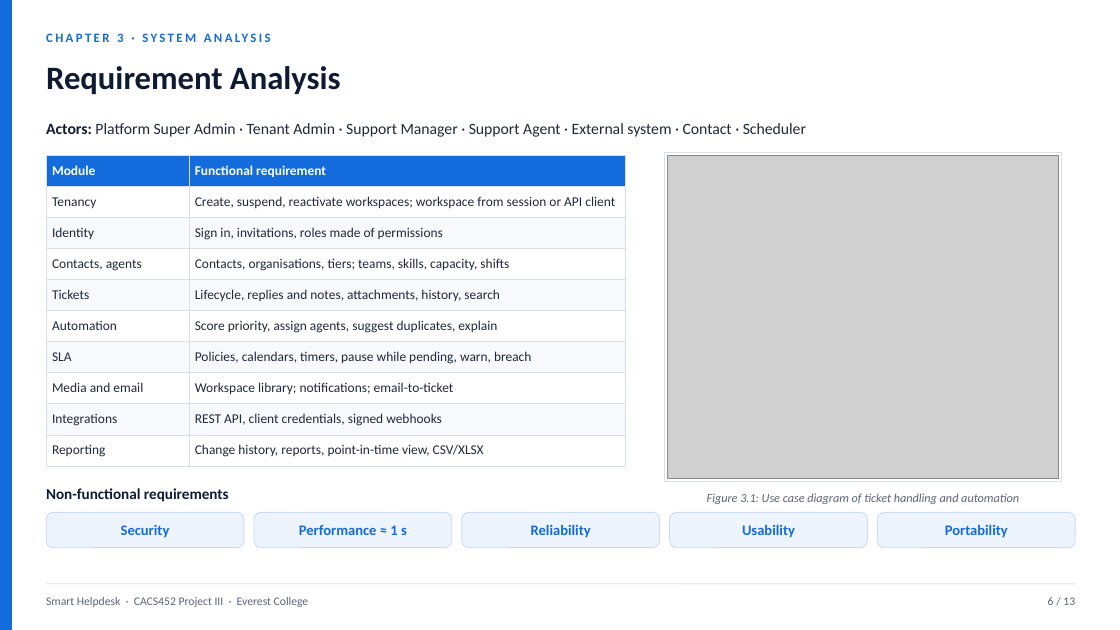
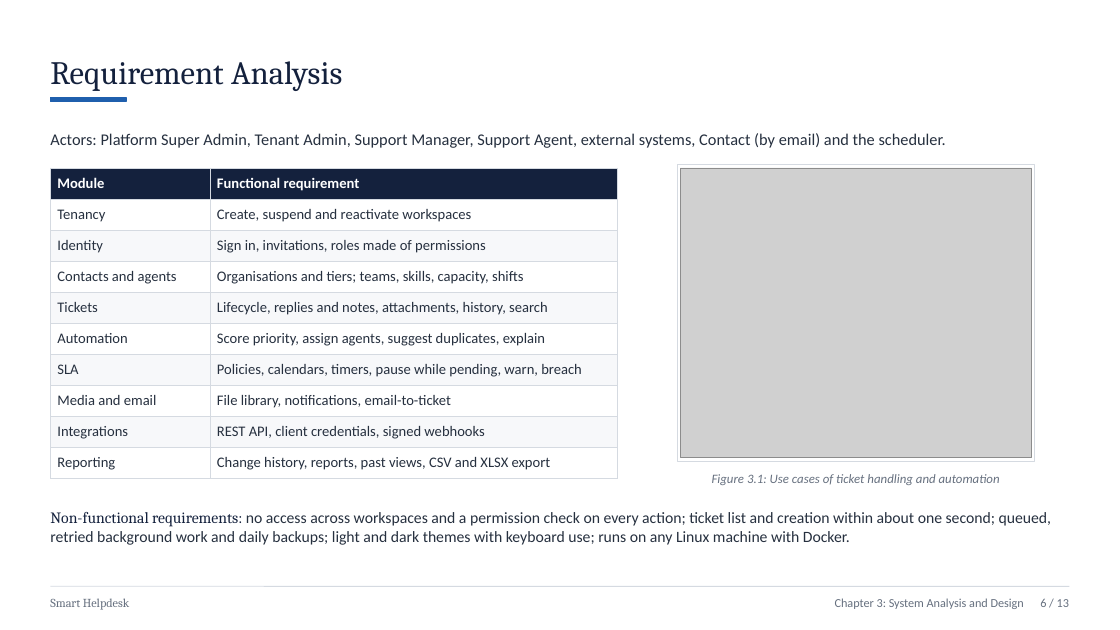
Before and after one commit to Sbh321/smart-helpdesk, a slide deck: slide 7 of college/report/Project-III-Presentation-Smart-Helpdesk.pptx. Drawn at 1120x630 pixels with LibreOffice and Linux fonts; fonts in the diff are those of the drawing; grey boxes stand for pictures. Boxes give left, top, right and bottom in pixels: in the first picture for what was removed or moved away, otherwise in the second. Text is boxed around its words. In the diff, an @@ line names an element or a change of style, - is before the commit and + after.

Commit message:
docs(report): update presentation slides

```diff
--- a/college/report/Project-III-Presentation-Smart-Helpdesk.pptx
+++ b/college/report/Project-III-Presentation-Smart-Helpdesk.pptx
@@ rectangle removed at bbox=[0, 0, 12, 630] @@
@@ text "Requirement Analysis" at bbox=[50, 61, 342, 91]: font Calibri to Cambria, text colour #0F1B33 to #14213D, bold off; vertical alignment middle to bottom @@
@@ rectangle added at bbox=[50, 97, 126, 102], fill #1F5FAD, outline #1F5FAD 1 pt @@
@@ text at bbox=[50, 133, 946, 148]: text changed; size 13.5 to 14 pt; text colour #1E293B to #26303F @@
-Actors: Platform Super Admin · Tenant Admin · Support Manager · Support Agent · External system · Contact · Scheduler
+Actors: Platform Super Admin, Tenant Admin, Support Manager, Support Agent, external systems, Contact (by email) and the scheduler.
@@ table at bbox=[50, 168, 618, 474] @@
-row 2, column 2: Create, suspend, reactivate workspaces; workspace from session or API client
+row 2, column 2: Create, suspend and reactivate workspaces
-row 4, column 1: Contacts, agents
+row 4, column 1: Contacts and agents
-row 4, column 2: Contacts, organisations, tiers; teams, skills, capacity, shifts
+row 4, column 2: Organisations and tiers; teams, skills, capacity, shifts
-row 8, column 2: Workspace library; notifications; email-to-ticket
+row 8, column 2: File library, notifications, email-to-ticket
-row 10, column 2: Change history, reports, point-in-time view, CSV/XLSX
+row 10, column 2: Change history, reports, past views, CSV and XLSX export
@@ fill #146BDC to #14213D in row 1 @@
@@ fill #F7F9FC to #F7F8FA in 8 cells @@
@@ size 11.5 to 12.5 pt in "Module", "Functional requirement", "Tenancy", "Identity" and 11 more places @@
@@ text colour #1E293B to #26303F in "Tenancy", "Identity", "Sign in, invitations, roles made of permissions", "Tickets" and 9 more places @@
@@ borders changed @@
@@ table: place and size @@
-table at bbox=[46, 155, 626, 461]
+table at bbox=[50, 168, 618, 474]
@@ rectangle: place and size @@
-rectangle at bbox=[665, 153, 1061, 481]
+rectangle at bbox=[677, 165, 1035, 461]
@@ rectangle at bbox=[677, 165, 1035, 461]: outline #D9DEE7 0.75 pt to #D5DAE1 0.75 pt @@
@@ picture: place and size @@
-picture at bbox=[667, 155, 1059, 479]
+picture at bbox=[681, 168, 1032, 458]
@@ text at bbox=[712, 474, 1000, 485]: text changed; size 10.5 to 11 pt; text colour #5B6576 to #66707F @@
-Figure 3.1: Use case diagram of ticket handling and automation
+Figure 3.1: Use cases of ticket handling and automation
@@ text removed at bbox=[46, 488, 229, 502] @@
-Non-functional requirements
@@ rounded rectangle removed at bbox=[46, 513, 244, 548] @@
-Security
@@ text added at bbox=[50, 512, 1051, 545], 13.5 pt, text #26303F @@
+Non-functional requirements: no access across workspaces and a permission check on every action; ticket list and creation within about one second; queued, retried background work and daily backups; light and dark themes with keyboard use; runs on any Linux machine with Docker.
@@ rounded rectangle removed at bbox=[254, 513, 451, 548] @@
-Performance ≈ 1 s
@@ rounded rectangle removed at bbox=[462, 513, 660, 548] @@
-Reliability
@@ rounded rectangle removed at bbox=[670, 513, 867, 548] @@
-Usability
@@ rounded rectangle removed at bbox=[878, 513, 1075, 548] @@
-Portability
@@ line moved from (46, 584) - (1075, 584) to (50, 586) - (1070, 586) @@
@@ line (50, 586) - (1070, 586): stroke #D9DEE7 0.75 pt to #D5DAE1 0.75 pt @@
@@ text at bbox=[50, 598, 129, 610]: text changed; size 10 to 10.5 pt; font Calibri to Cambria; text colour #5B6576 to #66707F @@
-Smart Helpdesk · CACS452 Project III · Everest College
+Smart Helpdesk
@@ text at bbox=[835, 598, 1069, 609]: text changed; size 11 to 10.5 pt; text colour #146BDC to #66707F; bold off @@
-CHAPTER 3 · SYSTEM ANALYSIS
+Chapter 3: System Analysis and Design 6 / 13
@@ text removed at bbox=[1048, 597, 1075, 605] @@
-6 / 13
```
Also in this commit, not shown: 14 other slides changed.
